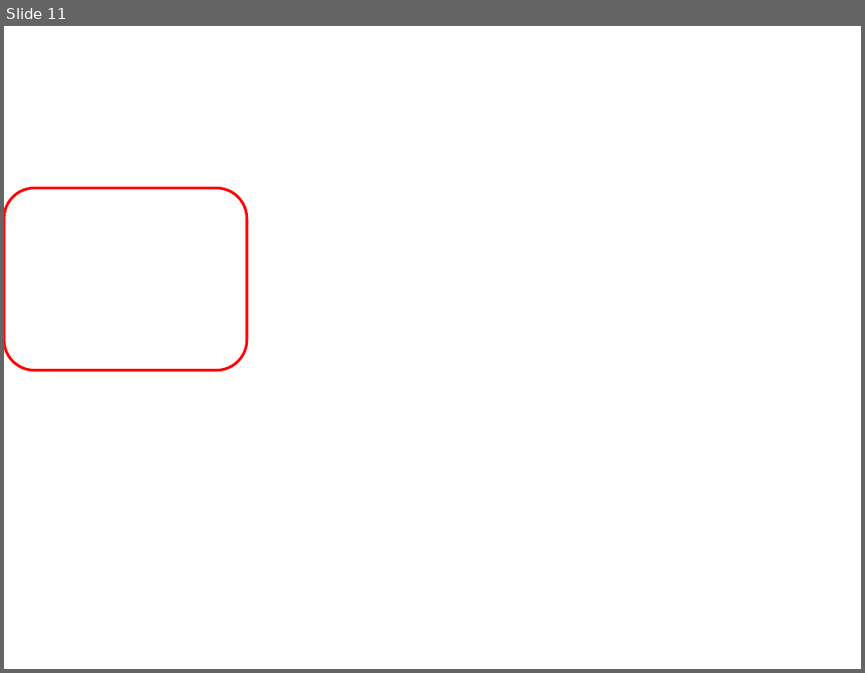
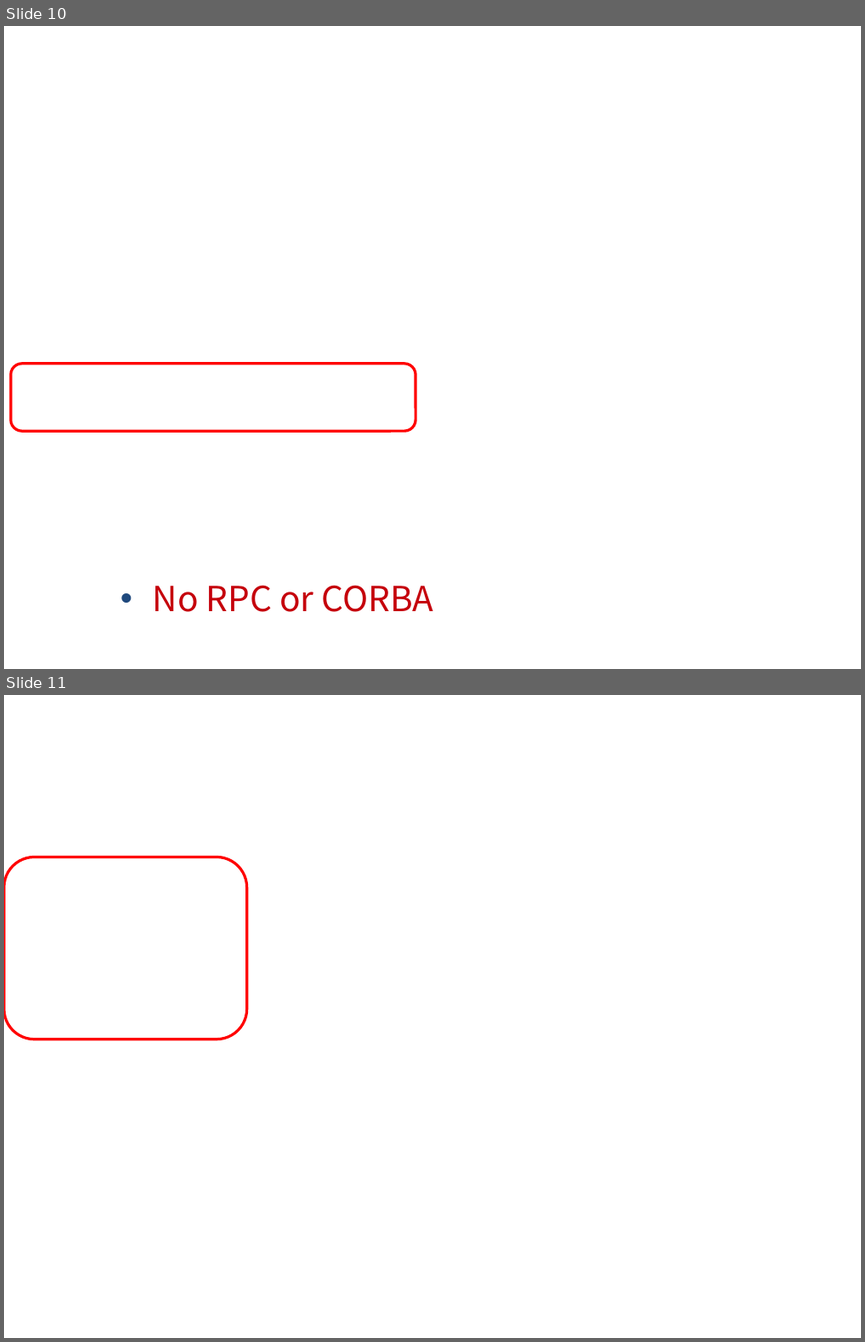
Before and after one commit to tomitribe/tomcat_to_tomee, a slide deck: TomcatToTomEE.1-n.odp. Shown one above the other, each under a label of ours: slide 11 before the commit, slides 10 and 11 after it. The pictures are 865x673 and 865x1342 pixels, drawn with LibreOffice and Linux fonts; fonts in the diff are those of the drawing; background and template pictures are left out. Boxes give left, top, right and bottom in pixels: in the first picture for what was removed or moved away, otherwise in the second. Text is boxed around its words. In the diff, an @@ line names an element or a change of style, - is before the commit and + after.

```diff
--- a/TomcatToTomEE.1-n.odp
+++ b/TomcatToTomEE.1-n.odp
@@ slide 10 added at (x1=4, y1=26, x2=861, y2=669), background picture (left out) @@
@@ rounded rectangle added at (x1=11, y1=363, x2=415, y2=431), outline #FF0000 2.3 pt @@
@@ text added at (x1=153, y1=584, x2=434, y2=612), 29 pt, text #C5000B @@
+• No RPC or CORBA
```
Also in this commit, not shown: 1 slide changed, 2 slides removed, 6 other files.
